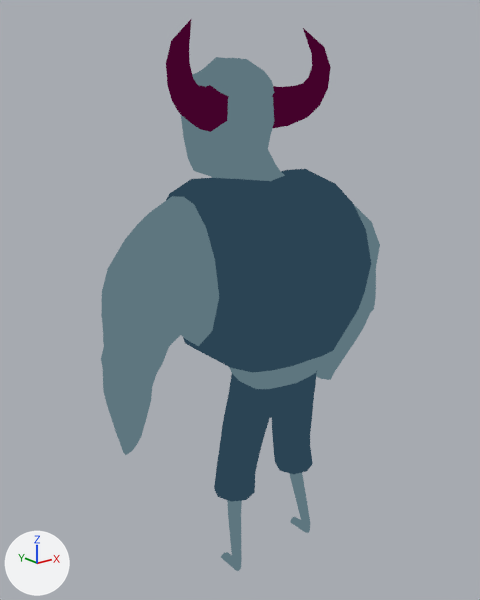
The glTF model godot/assets/models/battle/summons/StruzanJinn.glb as it was, and as the next commit left it.
Both versions are drawn from a camera (50 mm lens) standing at (-0.175, -0.198, 0.202) and looking at (-0.004, 0.016, 0.117). Lighting does not change. The marker at lower left points along +X, +Y and +Z. The picture after the commit comes second. Both versions are drawn at frame 2 of the action 'Jinn_Idle'; the numbers are the values there. Vertices at exactly the same position are counted once.

Names of what the first picture shows: 'StruzanJinn.001'.
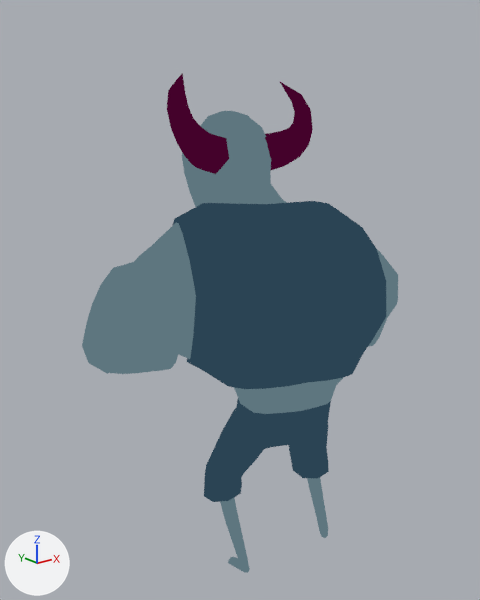
What changed in the scene script:
```text
Change me_struzanjinn:
    used by ob_struzanjinn_001; parent = ob_struzanjinn; location = (0.00129, 0.219, 0.0); rotation_euler = (1.571, 0.0, 0.0), in degrees (90, 0, 0)
    remove me_struzanjinn.from_pydata(...)  # 819 vertices, 1610 faces; spans x -1.46..1.46, y -0.01..4.55, z -0.74..0.74
    add me_struzanjinn.from_pydata(...)  # 819 vertices, 1610 faces; spans x -1.33..1.48, y -0.77..1.23, z 0.0..4.19
    me_struzanjinn part 1: the loose piece of 43 vertices spanning x 0.21..0.8, y 3.74..4.55, z -0.36..0.08 is multiplied about its middle by the matrix ((0.997, 0.026, 0.069), (0.056, 0.335, -0.941), (-0.047, 0.942, 0.332)), then moved by (0.21, -3.4, 3.88)
    me_struzanjinn part 2: the loose piece of 43 vertices spanning x -0.8..-0.21, y 3.74..4.55, z -0.36..0.08 is multiplied about its middle by the matrix ((0.997, 0.026, 0.069), (0.056, 0.335, -0.941), (-0.047, 0.942, 0.332)), then moved by (0.21, -3.46, 3.93)
    me_struzanjinn part 3: 733 of 819 vertices moved; they spanned x -1.46..1.46, y -0.01..4.31, z -0.74..0.74 and now span x -1.33..1.48, y -0.77..1.23, z 0.0..3.89; mean shift (0.05, -1.84, 1.92); largest move (-0.08, 4.31, -0.4) -> (0.11, 1.01, 3.84)
Change ob_struzanjinn_001:
    remove ob_struzanjinn_001.parent = ob_struzanjinn
    ob_struzanjinn_001.rotation_euler: (1.571, 0.0, 0.0) -> (0.0, 0.0, 0.0)  # degrees (90, 0, 0) -> degrees (0, 0, 0)
    ob_struzanjinn_001.location: (0.00129, 0.219, 0.0) -> (0.0, 0.0, 0.0)
    ob_struzanjinn_001.scale: (1.0, 1.0, 1.0) -> (0.05, 0.05, 0.05)
```

What differs and where, as boxes (x1, y1, x2, y2) in the pictures (480 x 600 px; the box of a moved part takes in the faces that stretch with it):
'StruzanJinn.001', reshaped, moved, rescaled, turned: before (101, 19, 380, 571); after (82, 73, 398, 573)
part 1 of me_struzanjinn, moved or reshaped: before (272, 28, 331, 128); after (265, 81, 313, 170)
part 2 of me_struzanjinn, moved or reshaped: before (166, 19, 229, 132); after (167, 73, 229, 174)
part 3 of me_struzanjinn, moved or reshaped: before (101, 57, 380, 571); after (82, 111, 398, 573)
